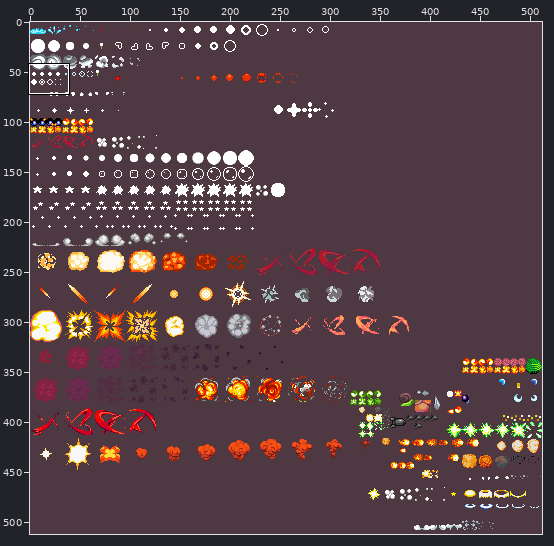
A sprite sheet gets an edit: gfx/sprEffects.png. The first picture is a wide view before the edit; the outline marks the close-up.
Close-up. The starting point:
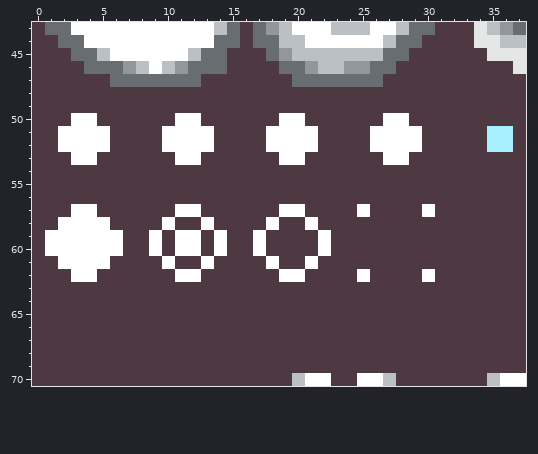
The file is 512x512 pixels. Colours within 5 levels of each other are drawn and written as one. Shown: x 0..37, y 43..70.
And afterwards:
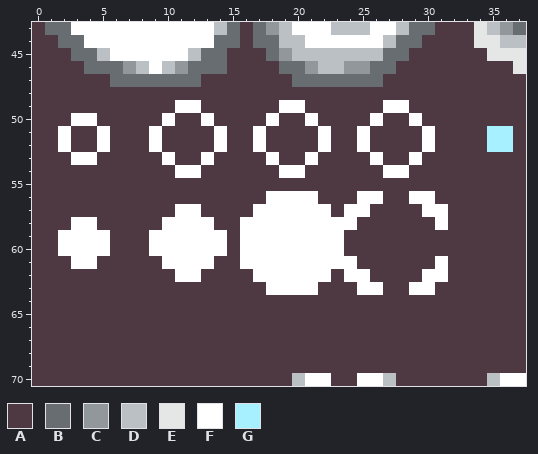
Palette (. is transparent): A #4e3841  B #676d70  C #91979a  D #bac0c3  E #e5e7e7  F #ffffff  G #a7f0ff
What changed:
@@ x 0..37 @@
 48 AAAAAAAAAAAAAAAAAAAAAAAAAAAAAAAAAAAAAA
-49 AAAAAAAAAAAAAAAAAAAAAAAAAAAAAAAAAAAAAA
-50 AAAFFAAAAAAFFAAAAAAFFAAAAAAFFAAAAAAAAA
-51 AAFFFFAAAAFFFFAAAAFFFFAAAAFFFFAAAAAGGA
-52 AAFFFFAAAAFFFFAAAAFFFFAAAAFFFFAAAAAGGA
-53 AAAFFAAAAAAFFAAAAAAFFAAAAAAFFAAAAAAAAA
-54 AAAAAAAAAAAAAAAAAAAAAAAAAAAAAAAAAAAAAA
+49 AAAAAAAAAAAFFAAAAAAFFAAAAAAFFAAAAAAAAA
+50 AAAFFAAAAAFAAFAAAAFAAFAAAAFAAFAAAAAAAA
+51 AAFAAFAAAFAAAAFAAFAAAAFAAFAAAAFAAAAGGA
+52 AAFAAFAAAFAAAAFAAFAAAAFAAFAAAAFAAAAGGA
+53 AAAFFAAAAAFAAFAAAAFAAFAAAAFAAFAAAAAAAA
+54 AAAAAAAAAAAFFAAAAAAFFAAAAAAFFAAAAAAAAA
 55 AAAAAAAAAAAAAAAAAAAAAAAAAAAAAAAAAAAAAA
-56 AAAAAAAAAAAAAAAAAAAAAAAAAAAAAAAAAAAAAA
-57 AAAFFAAAAAAFFAAAAAAFFAAAAFAAAAFAAAAAAA
-58 AAFFFFAAAAFAAFAAAAFAAFAAAAAAAAAAAAAAAA
-59 AFFFFFFAAFAFFAFAAFAAAAFAAAAAAAAAAAAAAA
-60 AFFFFFFAAFAFFAFAAFAAAAFAAAAAAAAAAAAAAA
-61 AAFFFFAAAAFAAFAAAAFAAFAAAAAAAAAAAAAAAA
-62 AAAFFAAAAAAFFAAAAAAFFAAAAFAAAAFAAAAAAA
-63 AAAAAAAAAAAAAAAAAAAAAAAAAAAAAAAAAAAAAA
+56 AAAAAAAAAAAAAAAAAAFFFFAAAFFAAFFAAAAAAA
+57 AAAAAAAAAAAFFAAAAFFFFFFAFFAAAAFFAAAAAA
+58 AAAFFAAAAAFFFFAAFFFFFFFFFAAAAAAFAAAAAA
+59 AAFFFFAAAFFFFFFAFFFFFFFFAAAAAAAAAAAAAA
+60 AAFFFFAAAFFFFFFAFFFFFFFFAAAAAAAAAAAAAA
+61 AAAFFAAAAAFFFFAAFFFFFFFFFAAAAAAFAAAAAA
+62 AAAAAAAAAAAFFAAAAFFFFFFAFFAAAAFFAAAAAA
+63 AAAAAAAAAAAAAAAAAAFFFFAAAFFAAFFAAAAAAA
 64 AAAAAAAAAAAAAAAAAAAAAAAAAAAAAAAAAAAAAA
Pixel boxes of the changes (left, top, right, bottom) in both close-ups:
changed: (45, 100, 448, 295)
